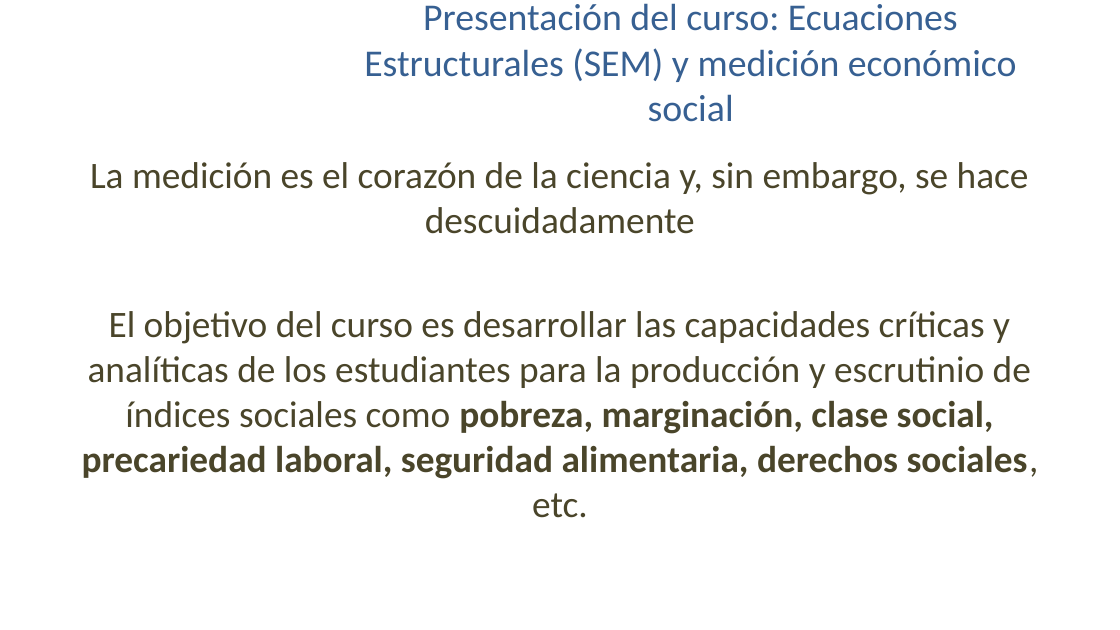
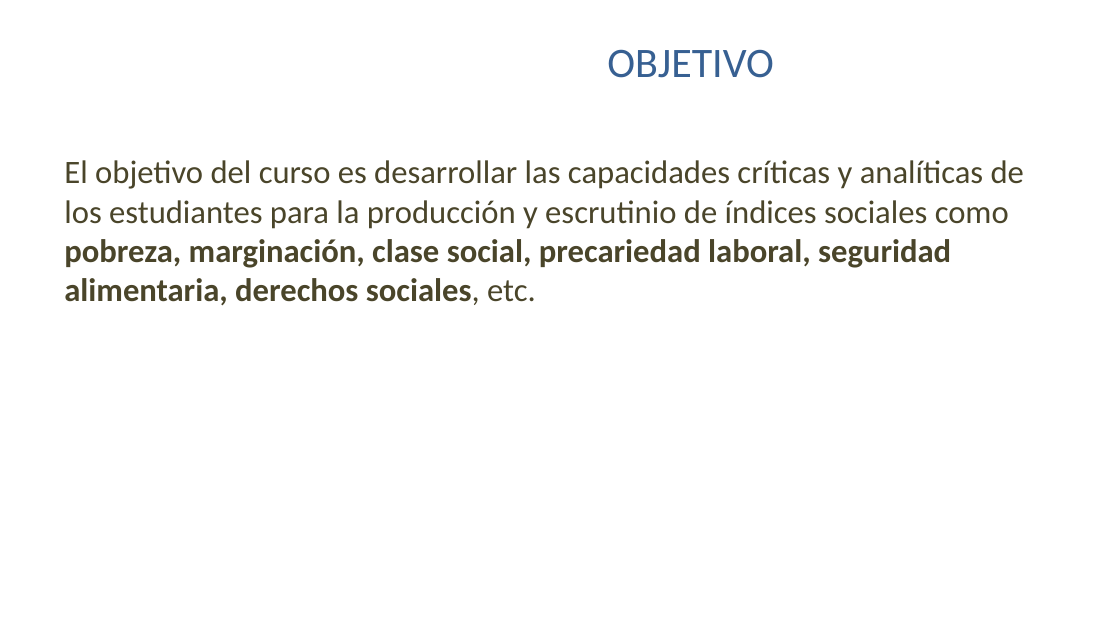
Before and after one commit to chuffmanMEX/SEMindicadores, a slide deck: slide 3 of Clase_1.pptx (slide 2 before the commit). Drawn at 1120x630 pixels with LibreOffice and Linux fonts; fonts in the diff are those of the drawing; background and template pictures are left out. Boxes give left, top, right and bottom in pixels: in the first picture for what was removed or moved away, otherwise in the second. Text is boxed around its words. In the diff, an @@ line names an element or a change of style, - is before the commit and + after.

```diff
--- a/Clase_1.pptx
+++ b/Clase_1.pptx
@@ title at (607,49,773,78): text changed; size 32.4 to 36 pt @@
-Presentación del curso: Ecuaciones Estructurales (SEM) y medición económico social
+OBJETIVO
@@ text "El objetivo del curso es ..." at (64,160,1024,306): size 32 to 28 pt; alignment centre to left @@
@@ text at (90,162,1029,234): paragraph removed @@
-La medición es el corazón de la ciencia y, sin embargo, se hace descuidadamente
```
Also in this commit, not shown: 2 slides added.
